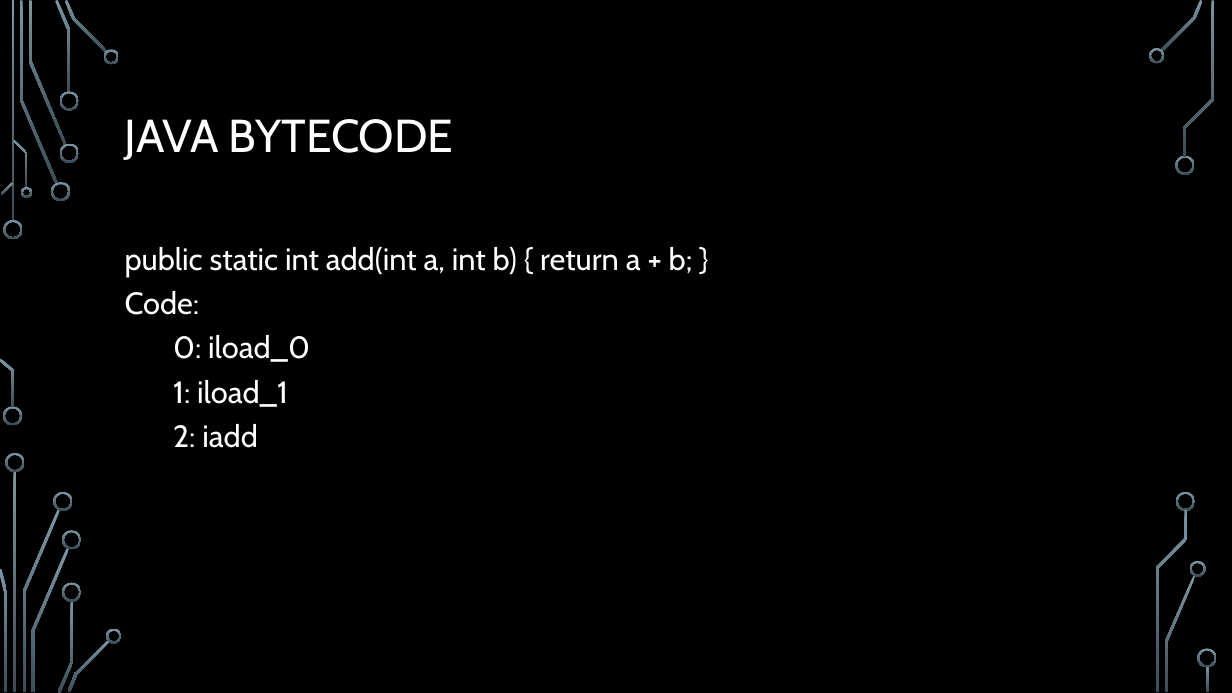
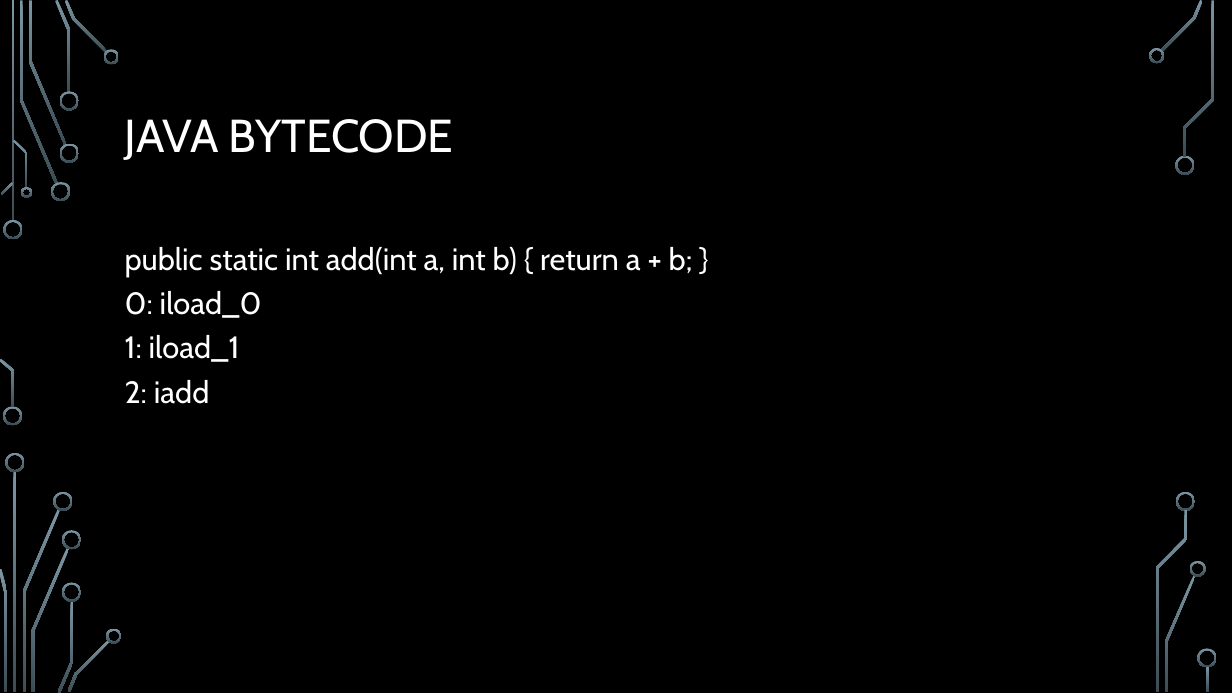
Before and after one commit to djohn833/forth-presentation, a slide deck: slide 7 of presentation/Intro to Forth.pptx (slide 6 before the commit). Drawn at 1232x693 pixels with LibreOffice and Linux fonts; fonts in the diff are those of the drawing; background and template pictures are left out. Boxes give left, top, right and bottom in pixels: in the first picture for what was removed or moved away, otherwise in the second. Text is boxed around its words. In the diff, an @@ line names an element or a change of style, - is before the commit and + after.

```diff
--- a/presentation/Intro to Forth.pptx
+++ b/presentation/Intro to Forth.pptx
@@ text at <box>125,247,693,404</box>: text changed @@
-public static int add(int a, int b) { return a + b; }
-Code:
-0: iload_0
-1: iload_1
-2: iadd
+public static int add(int a, int b) { return a + b; }
+0: iload_0
+1: iload_1
+2: iadd
```
Also in this commit, not shown: 5 other slides changed, 1 slide added, 3 other files.
